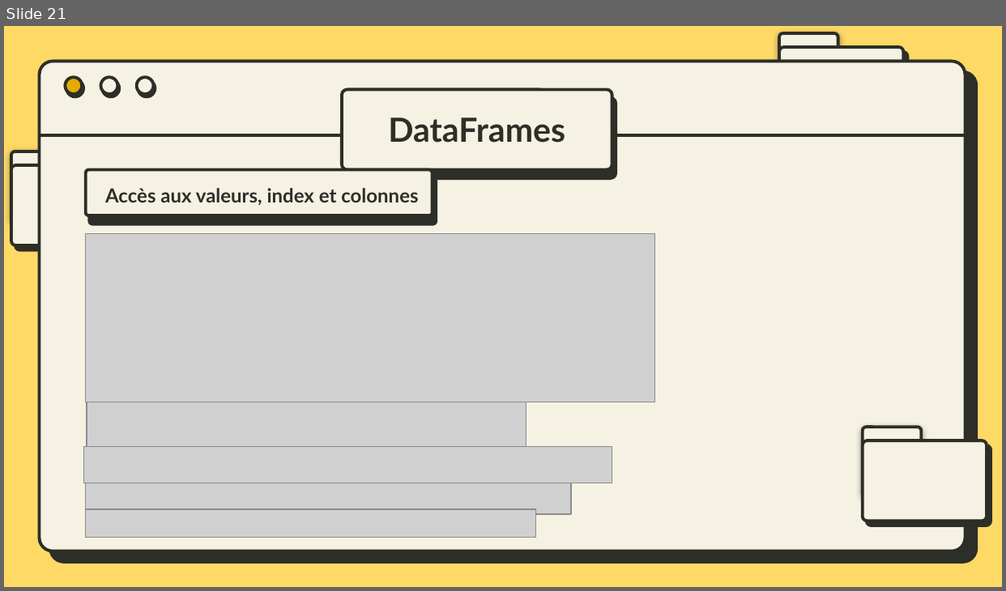
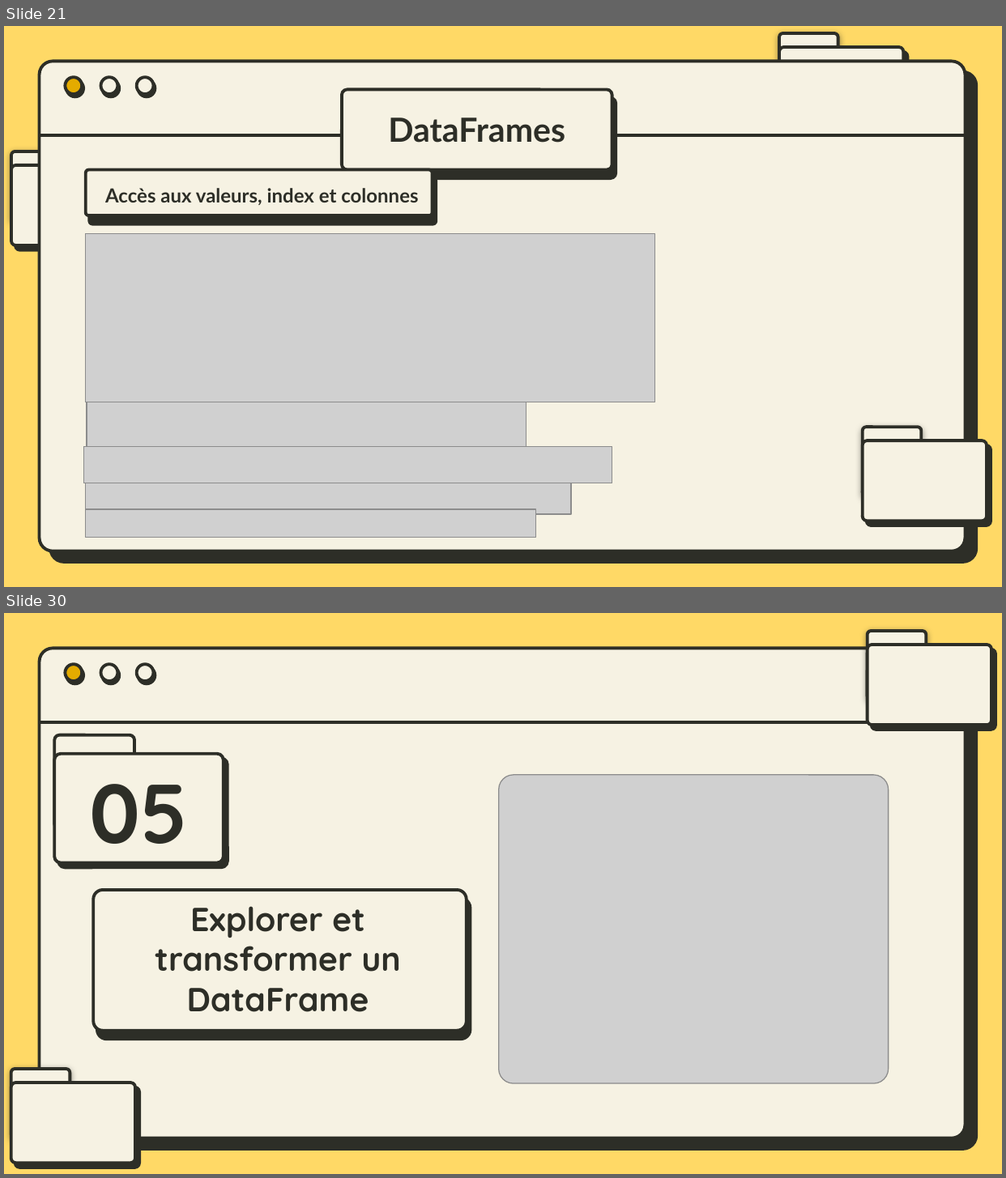
Before and after one commit to bydevmar/Master_MASD_FPO, a slide deck: SEMESTER 1/Modélisation avec Python/M- Pandas/Presentation/Pandas.pptx. Shown one above the other, each under a label of ours: slide 21 before the commit, slides 21 and 30 after it; the slides between them are not shown. The pictures are 1006x591 and 1006x1178 pixels, drawn with LibreOffice and Linux fonts; fonts in the diff are those of the drawing; grey boxes stand for pictures. Boxes give left, top, right and bottom in pixels: in the first picture for what was removed or moved away, otherwise in the second. Text is boxed around its words. In the diff, an @@ line names an element or a change of style, - is before the commit and + after.

```diff
--- a/SEMESTER 1/Modélisation avec Python/M- Pandas/Presentation/Pandas.pptx
+++ b/SEMESTER 1/Modélisation avec Python/M- Pandas/Presentation/Pandas.pptx
@@ slide 30 added at bbox=[4, 613, 1002, 1174], background #FFD966; not listed: 5 template elements that a slide beside it also shows @@
@@ rounded rectangle added at bbox=[867, 631, 926, 700], fill #F6F2E3, outline #2D2E27 2.25 pt @@
@@ rounded rectangle added at bbox=[867, 645, 991, 725], fill #F6F2E3, outline #2D2E27 2.25 pt @@
@@ rounded rectangle added at bbox=[55, 735, 134, 828], fill #F6F2E3, outline #2D2E27 2.25 pt @@
@@ rounded rectangle added at bbox=[55, 754, 224, 862], fill #F6F2E3, outline #2D2E27 2.25 pt @@
@@ picture added at bbox=[499, 775, 889, 1083] @@
@@ title added at bbox=[89, 784, 188, 865], 60 pt, text #2D2E27, bold @@
+05
@@ rounded rectangle added at bbox=[94, 890, 467, 1031], fill #F6F2E3, outline #2D2E27 2.25 pt @@
@@ title added at bbox=[155, 906, 401, 1012], 24 pt, text #2D2E27, bold @@
+Explorer et transformer un DataFrame
@@ rounded rectangle added at bbox=[11, 1069, 70, 1138], fill #F6F2E3, outline #2D2E27 2.25 pt @@
@@ rounded rectangle added at bbox=[11, 1083, 134, 1163], fill #F6F2E3, outline #2D2E27 2.25 pt @@
```
Also in this commit, not shown: 11 other slides added, 6 other files.
